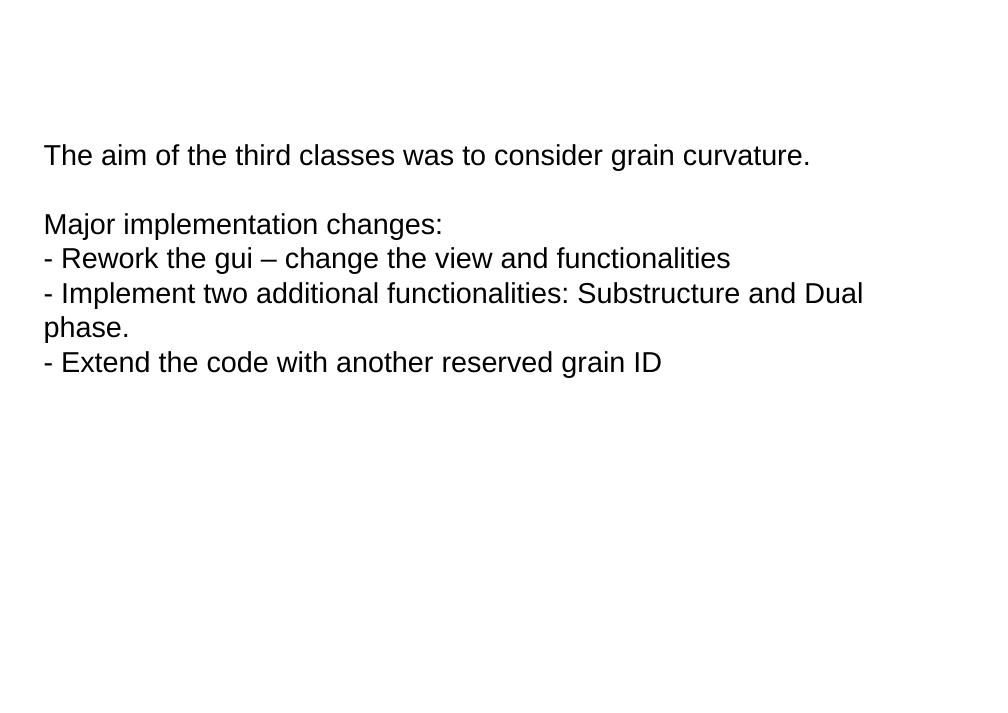
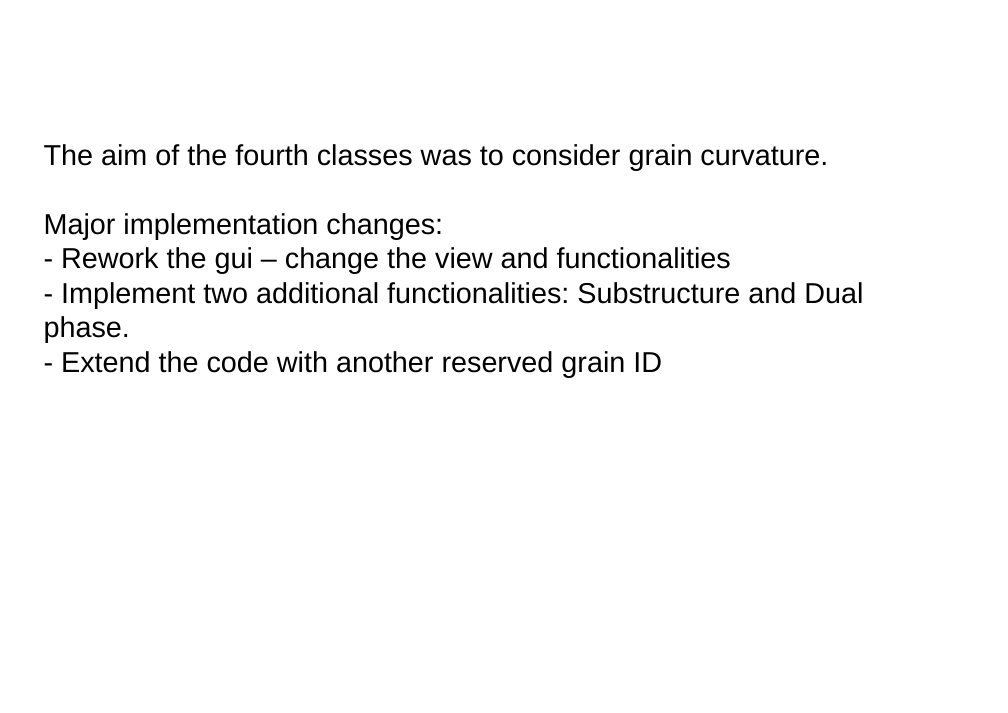
Before and after one commit to Maciej092/Cellular_Automaton, a slide deck: slide 2 of reports/Classes_4.ppt. Drawn at 1008x713 pixels with LibreOffice and Linux fonts; fonts in the diff are those of the drawing; background and template pictures are left out. Boxes give left, top, right and bottom in pixels: in the first picture for what was removed or moved away, otherwise in the second. Text is boxed around its words. In the diff, an @@ line names an element or a change of style, - is before the commit and + after.

Commit message:
Boundaries detection
Classes 5 passed

```diff
--- a/reports/Classes_4.ppt
+++ b/reports/Classes_4.ppt
@@ text at box(44, 144, 828, 274): text changed @@
-The aim of the third classes was to consider grain curvature.
-Major implementation changes:
-- Rework the gui – change the view and functionalities
+The aim of the fourth classes was to consider grain curvature.
+Major implementation changes:
+- Rework the gui – change the view and functionalities
```
Also in this commit, not shown: 2 other files.
